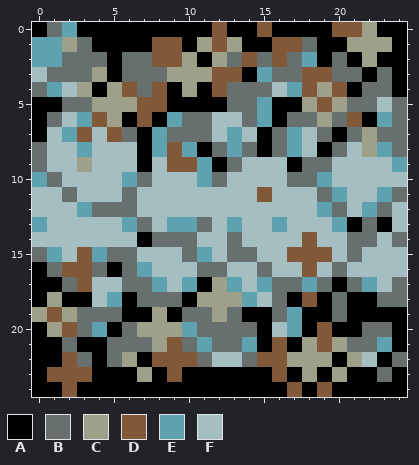
Two versions of one pixel-art sprite, py/game_export/s_newroad_soph/s_newroad_0.png. This is how it looked before the edit.
The file is 25x25 pixels.
Palette (. is transparent): A #000000  B #686f6f  C #9fa089  D #815938  E #5ea2b0  F #a4bec1
Pixels before, first column x 0:
 0 ABEAAAAAAAAADAADAAAADDCAA
 1 EECBAAAADDACDCAADDBAACCCA
 2 EEBBBABBDDCACBDBDBEABACAA
 3 FBBBCABBBCCCDDAEBBDDBBABA
 4 BEFCACDBDACADBBBFEDCDABBA
 5 AABBCCCDDAAAABBEAACDCBBFB
 6 ABFEDCADAEBBFFBEABBCBDAEB
 7 AFEDFDBAEBBBFEFABEFBABCBB
 8 BFFEFFFAEDEABEBABEFABFCEB
 9 BFFCFFFAFDDEABFFFABBFFFFE
10 EBFFFFEBFFFEBFFFFBBEFFFFF
11 FFBFFFBFFFFFFFFDFFFBEFFEB
12 FFFEBBBFFFFFFFFFFFFEBFEBF
13 EFFFFFEBFEEBFEFFEFFFEABAF
14 FFFFFFFABBBFFBFFFFDFFBBFB
15 BEFDEBBFFFBEFBBFFDDDFBFFF
16 ABDDBABEFFFBBFFBFFDFBFFFF
17 AABDFFBBEFEACEFEBBEBABEFB
18 ACAAFEABBBACCCEFBADABAABB
19 CDCBBBAACABBCBAABEAABAAAA
20 ACDBEABCCCEBBBBAFEADAABBA
21 AABAABBBCDBEBBEADACDCBBEA
22 AADBABCADDDBFFBDDCCCACFAB
23 ADDDAAACADAAAAAADACACAABA
24 AADAAAAAAAAAAAAAADADAAAAA
The same view after the edit:
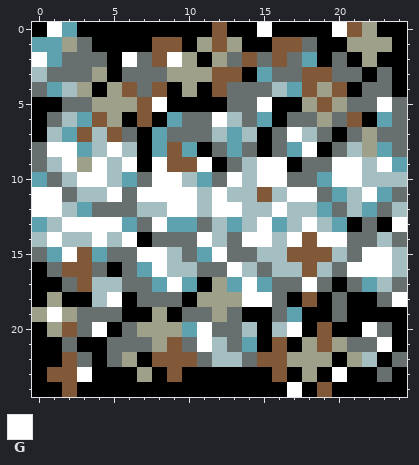
Colours new in this view: G #ffffff
Changes in this commit:
y 0: x 1 B -> G; x 15 D -> G; x 20 D -> G
y 2: x 0 E -> G; x 6 B -> G; x 9 D -> G
y 5: x 8 D -> G; x 15 E -> G; x 23 F -> G
y 6: x 12 F -> G
y 7: x 17 E -> G
y 8: x 1..2 FF -> GG; x 5 F -> G; x 18 F -> G
y 9: x 2 F -> G; x 4 F -> G; x 6 F -> G; x 8 F -> G; x 11 E -> G; x 15..16 FF -> GG; x 20..21 FF -> GG; x 23 F -> G
y 10: x 3..4 FF -> GG; x 8..9 FF -> GG; x 13 F -> G; x 15..16 FF -> GG; x 20..21 FF -> GG
y 11: x 0..1 FF -> GG; x 5 F -> G; x 7..10 FFFF -> GGGG; x 12 F -> G; x 17..18 FF -> GG; x 22 F -> G
y 12: x 0..1 FF -> GG; x 9..10 FF -> GG; x 12..13 FF -> GG; x 16 F -> G
y 13: x 2..5 FFFF -> GGGG; x 8 F -> G; x 15 F -> G; x 18 F -> G; x 24 F -> G
y 14: x 1 F -> G; x 4 F -> G; x 6 F -> G; x 11 F -> G; x 14..15 FF -> GG; x 17 F -> G; x 19..20 FF -> GG
y 15: x 2 F -> G; x 7..8 FF -> GG; x 12 F -> G; x 22..23 FF -> GG
y 16: x 8 F -> G; x 13 F -> G; x 21..23 FFF -> GGG
y 17: x 9 F -> G; x 14 F -> G; x 18 E -> G
y 18: x 5 E -> G; x 14..15 EF -> GG; x 24 B -> G
y 19: x 1 D -> G
y 20: x 4 E -> G; x 11 B -> G; x 14 B -> F; x 17 E -> G; x 22 B -> G
y 21: x 11..12 EB -> GF; x 23 E -> G
y 23: x 3 D -> G; x 20 C -> G
y 24: x 17 D -> G
